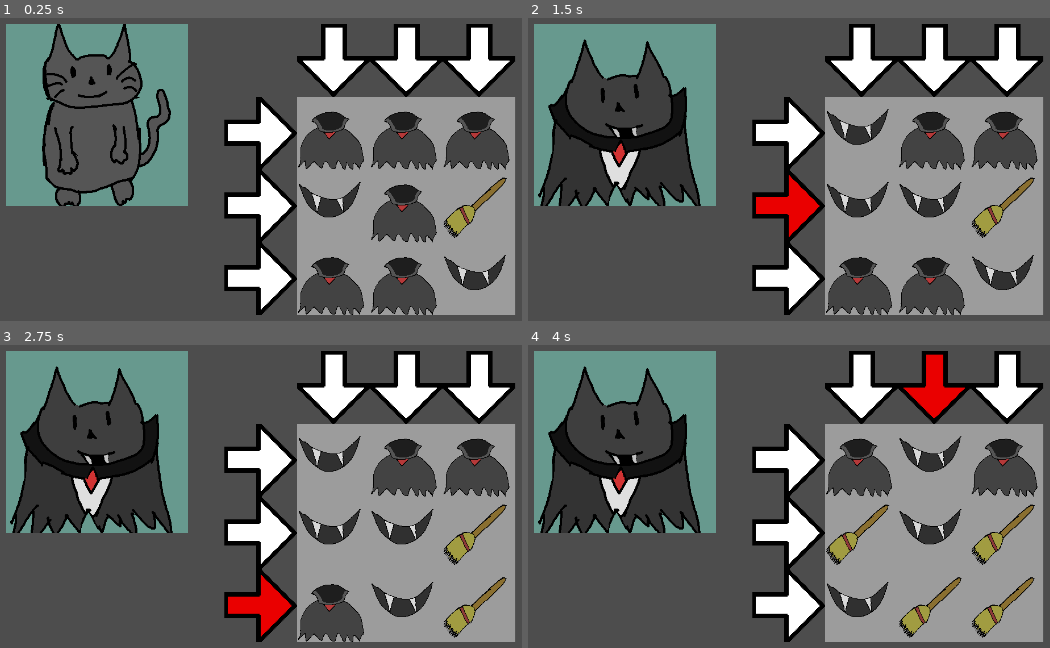
Above: before the commit, frames 1-4 (two rows, left to right).
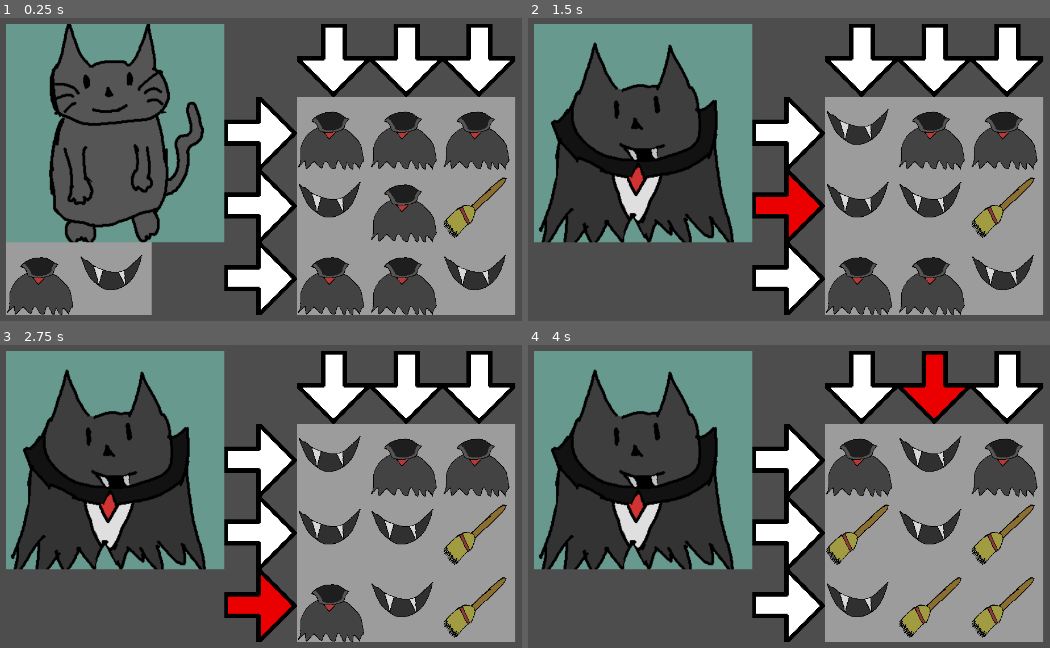
Above: after the commit, the same moments.

Repository: Zami77/CatCostumeParty
Game: Godot game, scene res://managers/MatchManager.tscn
The game is run twice, just before and just after one commit, with the same random seed, the same clock (stepped at 60 frames per second) and the same inputs.
Inputs (mouse positions are in pixels of both pictures, inside the frame that each line leads up to):
- Up to frame 1 (0.25 s): no input
- Up to frame 2 (1.5 s): click (789, 133) at 0.5 s; click (789, 205) at 1.25 s
- Up to frame 3 (2.75 s): click (261, 605) at 2 s
- Up to frame 4 (4 s): click (862, 387) at 2.75 s; click (935, 387) at 3.5 s

The runs differ from the first frame. In frame 1, 21% of the frame differs, in the area x 1-43%, y 1-99%; in frame 2, 18%; in frame 3, 18%; in frame 4, 18%.

Commit message:
costume pieces populate under costume cat

Diff:
--- a/CatCostumeParty/common/UtilHelper.gd
+++ b/CatCostumeParty/common/UtilHelper.gd
@@ -4,7 +4,12 @@
 static func create_random_costume_piece() -> CostumePiece:
 	var rng = RandomNumberGenerator.new()
 	rng.randomize()
-	var rand_costume_component: CostumePiece.CostumeComponent = rng.randi_range(0, len(CostumePiece.CostumeComponent) - 1)
+	var rand_costume_component: CostumePiece.CostumeComponent = rng.randi_range(0, len(CostumePiece.CostumeComponent) - 1) as CostumePiece.CostumeComponent
 	var costume_piece: CostumePiece = ScenePaths.costume_piece_packed_scene.instantiate()
 	costume_piece.costume_component = rand_costume_component
 	return costume_piece
+
+static func create_costume_piece(costume_component: CostumePiece.CostumeComponent) -> CostumePiece:
+	var costume_piece: CostumePiece = ScenePaths.costume_piece_packed_scene.instantiate()
+	costume_piece.costume_component = costume_component
+	return costume_piece
--- a/CatCostumeParty/costume_cats/CostumeCat.gd
+++ b/CatCostumeParty/costume_cats/CostumeCat.gd
@@ -8,6 +8,7 @@
 @export var costume_pieces_required: Array[CostumePiece.CostumeComponent]
 
 @onready var texture_rect: TextureRect = get_node("TextureRect")
+@onready var costume_piece_area: Node2D = get_node("CostumePieceArea")
 
 var costume_pieces_still_left = []
 var costume_state = CostumeState.INITIAL
@@ -17,12 +18,23 @@
 func _ready():
 	texture_rect.texture = initial_cat_texture
 	costume_pieces_still_left = costume_pieces_required.duplicate(true)
+	_setup_cat_costume_pieces()
 	body_entered.connect(_on_body_entered)
 
 func add_piece(piece: CostumePiece.CostumeComponent):
 	if piece in costume_pieces_still_left:
 		costume_pieces_still_left.erase(piece)
+		_setup_cat_costume_pieces()
 	_check_costume_complete()
+
+func _setup_cat_costume_pieces() -> void:
+	for child in costume_piece_area.get_children():
+		costume_piece_area.remove_child(child)
+
+	for i in len(costume_pieces_still_left):
+		var costume_piece = UtilHelper.create_costume_piece(costume_pieces_still_left[i])
+		costume_piece_area.add_child(costume_piece)
+		costume_piece.position = Vector2(i * Dimensions.costume_piece_width, 0)
 
 func _check_costume_complete() -> void:
 	if costume_pieces_still_left:
--- a/CatCostumeParty/costume_cats/CostumeCat.tscn
+++ b/CatCostumeParty/costume_cats/CostumeCat.tscn
@@ -3,20 +3,23 @@
 [ext_resource type="Script" path="res://costume_cats/CostumeCat.gd" id="1_28ofy"]
 
 [sub_resource type="RectangleShape2D" id="RectangleShape2D_ggx8m"]
-size = Vector2(320, 320)
+size = Vector2(384, 384)
 
 [node name="CostumeCat" type="Area2D"]
 script = ExtResource("1_28ofy")
 
 [node name="CollisionShape2D" type="CollisionShape2D" parent="."]
-position = Vector2(160, 160)
+position = Vector2(192, 192)
 shape = SubResource("RectangleShape2D_ggx8m")
 
 [node name="ColorRect" type="ColorRect" parent="."]
-offset_right = 320.0
-offset_bottom = 320.0
+offset_right = 384.0
+offset_bottom = 384.0
 color = Color(0.509804, 0.898039, 0.815686, 0.498039)
 
 [node name="TextureRect" type="TextureRect" parent="."]
-offset_right = 320.0
-offset_bottom = 320.0
+offset_right = 384.0
+offset_bottom = 384.0
+
+[node name="CostumePieceArea" type="Node2D" parent="."]
+position = Vector2(0, 384)
--- a/CatCostumeParty/costume_pieces/CostumePiece.gd
+++ b/CatCostumeParty/costume_pieces/CostumePiece.gd
@@ -27,6 +27,6 @@
 		CostumeComponent.BROOM:
 			texture_rect.texture = CostumePieceTextures.broom
 
-func _on_input_event(viewport: Node, event: InputEvent, shape_idx: int) -> void:
+func _on_input_event(_viewport: Node, event: InputEvent, _shape_idx: int) -> void:
 	if event.is_action_pressed("click"):
 		emit_signal("piece_selected", self)
